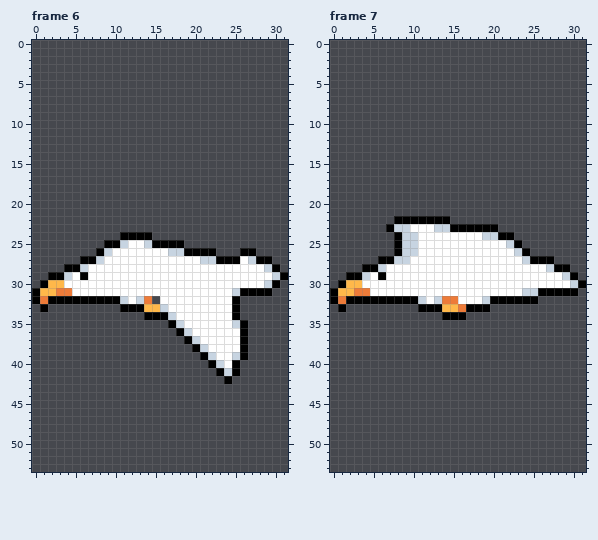
A animated GIF sprite gets an edit: obstacle/Eagle.gif. That is the earlier state.
The file is 32x54 pixels, 9 frames. Shown: frame 6, frame 7. The commit also changed other frames, which this record leaves out.
The same view after the edit:
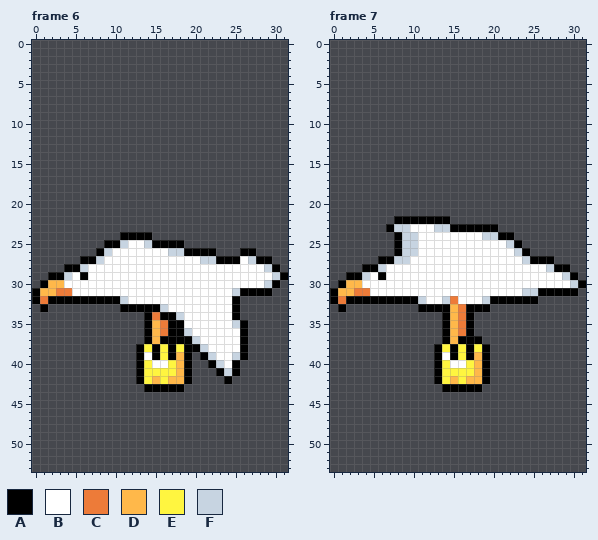
Palette (. is transparent): A #000000  B #ffffff  C #ed7b39  D #ffb84a  E #fff540  F #c7d4e1
The edit:
Frame 6:
y 32: x 13..15 FC. -> BBB
y 33: x 14..15 DD -> AA
y 34: x 15 A -> C; x 17..18 FB -> AF
y 35: x 14..16 ... -> ADC; x 18 F -> A
y 36: x 14..17 .... -> ADCA
y 37: x 14..18 ..... -> ADAAA
y 38: x 13..19 ....... -> AEAEAEA
y 39: x 13..19 ....... -> ABAEADA
y 40: x 13..19 ....... -> AEBBEDA
y 41: x 13..19 ....... -> AEEEEDA
y 42: x 13..19 ....... -> AEDEDDA
y 43: x 14..18 ..... -> AAAAA
Frame 7:
y 32: x 13..14 FC -> BF
y 33: x 14 D -> A
y 34: x 15..17 AA. -> DCA
y 35..36: x 14..17 .... -> ADCA
y 37: x 14..18 ..... -> ADAAA
y 38: x 13..19 ....... -> AEAEAEA
y 39: x 13..19 ....... -> ABAEADA
y 40: x 13..19 ....... -> AEBBEDA
y 41: x 13..19 ....... -> AEEEEDA
y 42: x 13..19 ....... -> AEDEDDA
y 43: x 14..18 ..... -> AAAAA
